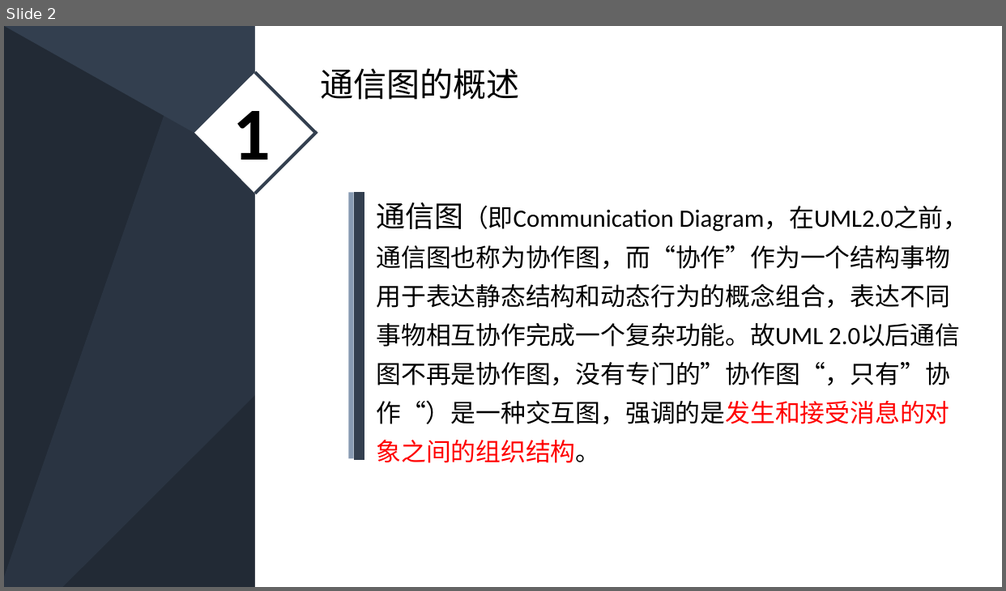
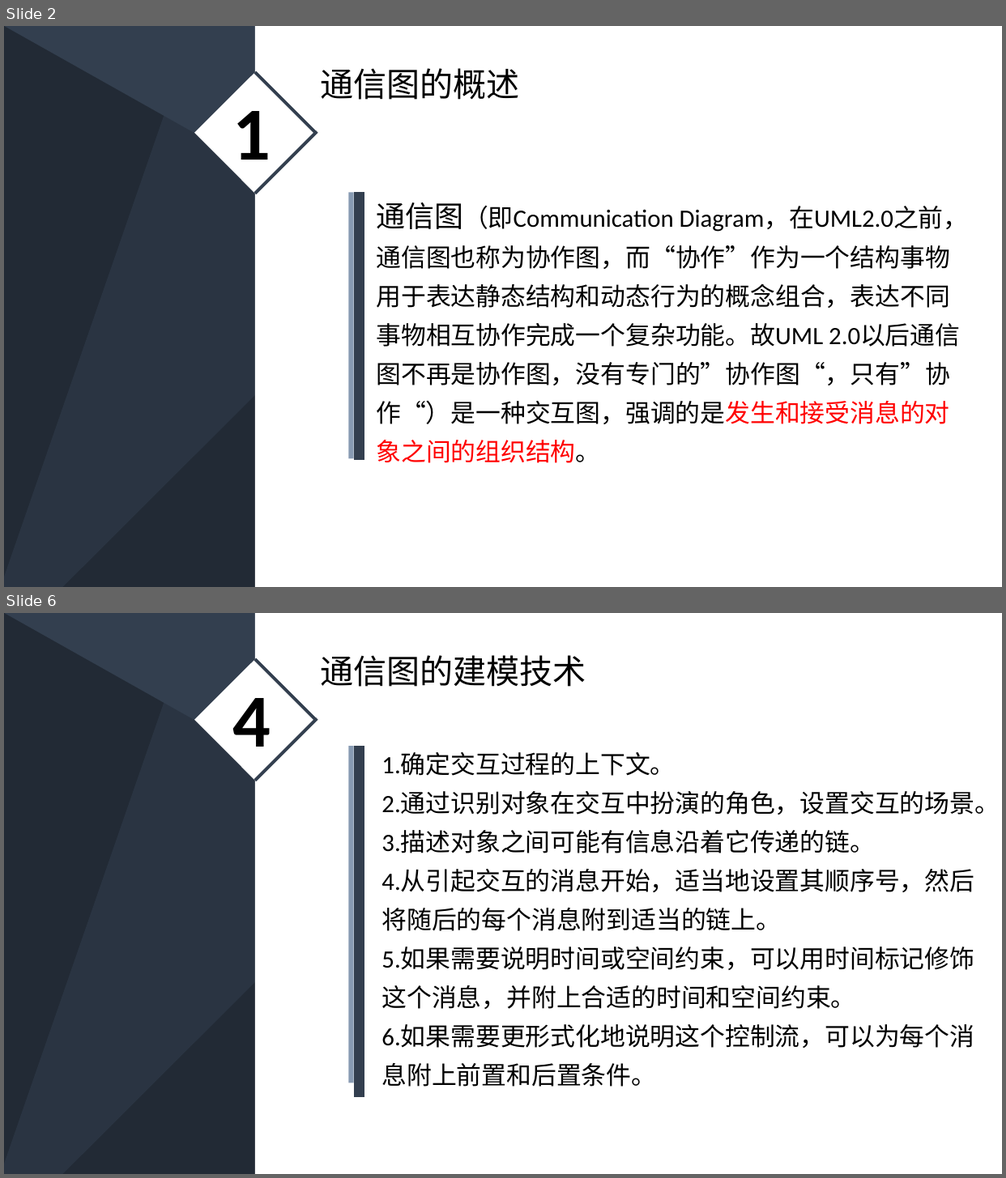
Before and after one commit to PRD2018-G03/PRD2018-G03-SoftwareEngineeringProject, a slide deck: 非受控文档/2_叶柏成/PPT/深蓝低调稳重商务PPT模板.pptx. Shown one above the other, each under a label of ours: slide 2 before the commit, slides 2 and 6 after it; the slides between them are not shown. The pictures are 1006x591 and 1006x1178 pixels, drawn with LibreOffice and Linux fonts; fonts in the diff are those of the drawing. Boxes give left, top, right and bottom in pixels: in the first picture for what was removed or moved away, otherwise in the second. Text is boxed around its words. In the diff, an @@ line names an element or a change of style, - is before the commit and + after.

```diff
--- a/非受控文档/2_叶柏成/PPT/深蓝低调稳重商务PPT模板.pptx
+++ b/非受控文档/2_叶柏成/PPT/深蓝低调稳重商务PPT模板.pptx
@@ slide 6 added at bbox=[4, 613, 1002, 1174], background #333F50; not listed: 3 template elements that a slide beside it also shows @@
@@ rectangle added at bbox=[255, 613, 1002, 1174], fill #FFFFFF @@
@@ rectangle added at bbox=[194, 659, 316, 781], fill #FFFFFF @@
@@ line added from (255, 659) to (315, 720), #333F50 3 pt @@
@@ text added at bbox=[320, 655, 586, 687], 32 pt, text #000000 @@
+通信图的建模技术
@@ text added at bbox=[233, 698, 271, 765], 72 pt, text #000000, bold @@
+4
@@ line added from (317, 718) to (255, 781), #333F50 3 pt @@
@@ line added from (351, 747) to (351, 1083), #8497B0 5 pt @@
@@ line added from (359, 747) to (359, 1097), #333F50 10 pt @@
@@ text added at bbox=[381, 752, 999, 1087], 24 pt, text #000000 @@
+1.确定交互过程的上下文。
+2.通过识别对象在交互中扮演的角色，设置交互的场景。
+3.描述对象之间可能有信息沿着它传递的链。
+4.从引起交互的消息开始，适当地设置其顺序号，然后将随后的每个消息附到适当的链上。
+5.如果需要说明时间或空间约束，可以用时间标记修饰这个消息，并附上合适的时间和空间约束。
+6.如果需要更形式化地说明这个控制流，可以为每个消息附上前置和后置条件。
```
Also in this commit, not shown: 3 slides changed, 5 other slides added, 7 slides removed.
